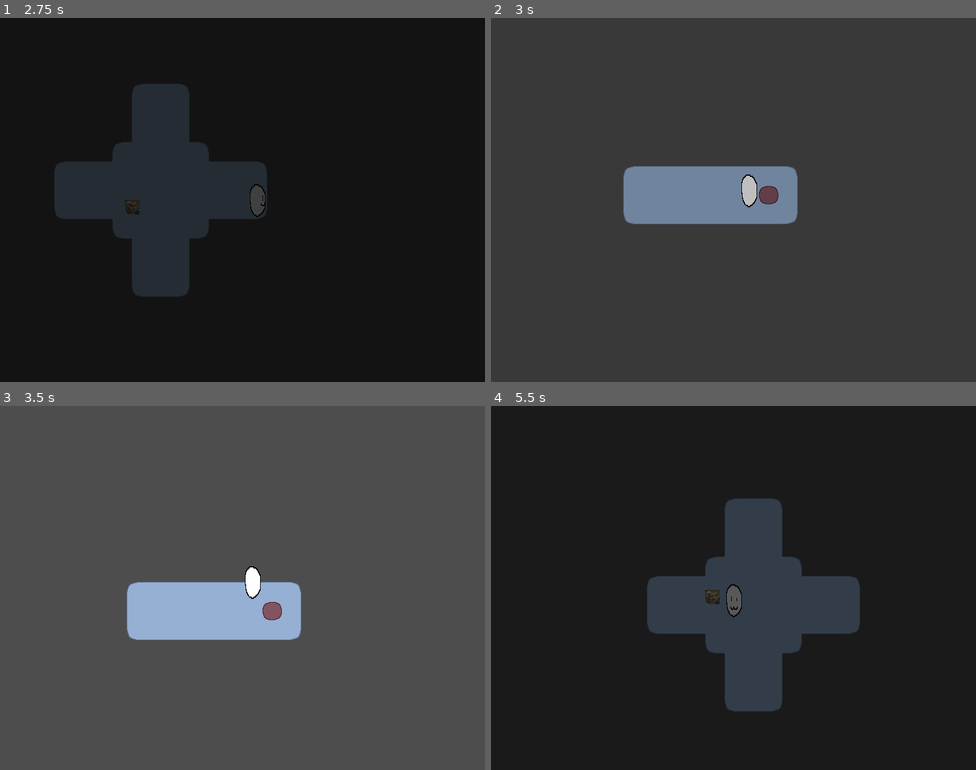
Above: before the commit, frames 1-4 (two rows, left to right).
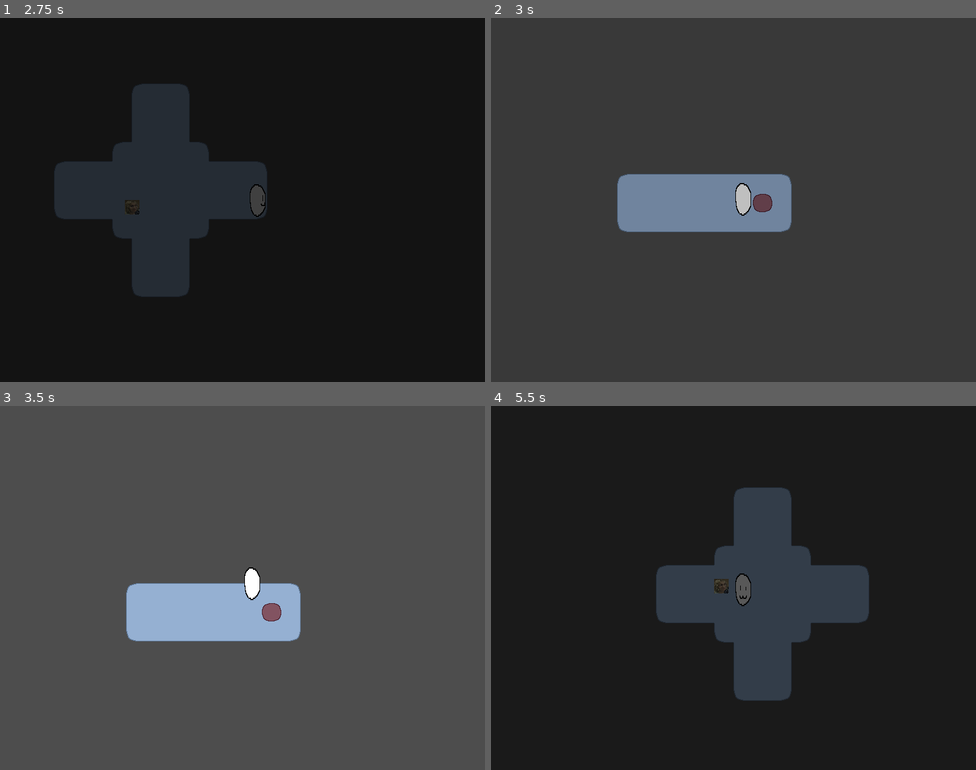
Above: after the commit, the same moments.

Repository: RubeculaBee/dream-catcher
Game: Godot game, scene res://Scenes/game.tscn
The game is run twice, just before and just after one commit, with the same random seed, the same clock (stepped at 60 frames per second) and the same inputs.
Inputs (mouse positions are in pixels of both pictures, inside the frame that each line leads up to):
- Up to frame 1 (2.75 s): tap Enter at 0.5 s; move the mouse to (349, 181) at 0.52 s; hold Right (right) 0.53-1.28 s; click (349, 181) at 0.6 s; move the mouse to (145, 218) at 1.27 s; hold Down (down) 1.28-2.03 s; click (145, 218) at 1.35 s; move the mouse to (291, 119) at 2.02 s; hold Right (right) from 2.03 s (still down); click (291, 119) at 2.1 s
- Up to frame 2 (3 s): move the mouse to (709, 272) at 2.77 s; release Right (right) at 2.78 s; hold Up (up) from 2.78 s (still down); click (709, 272) at 2.85 s
- Up to frame 3 (3.5 s): keep holding Up (up)
- Up to frame 4 (5.5 s): move the mouse to (879, 642) at 3.52 s; release Up (up) at 3.53 s; hold Left (left) 3.53-5.03 s; click (879, 642) at 3.6 s; move the mouse to (588, 533) at 4.27 s; click (588, 533) at 4.35 s; move the mouse to (757, 588) at 5.02 s; hold Down (down) from 5.03 s (still down); click (757, 588) at 5.1 s

Frame 1 is identical in both runs. In frame 2, 2.5% of the frame differs, in the area x 26-64%, y 40-59%; in frame 3, 0.5%; in frame 4, 4.7%, in the area x 32-78%, y 22-84%.

Commit message:
camera now follows player through transitions instntly instead of smoothely

Diff:
--- a/Scripts/player_camera.gd
+++ b/Scripts/player_camera.gd
@@ -6,10 +6,13 @@
 
 #signals
 signal screen_covered ## Emit when the screen is fully covered
+signal screen_uncovered ## Emit when the transition is done
 
 func _ready() -> void:
 	# Turn off screen cover at start
 	screen_cover.color.a = 0;
+	screen_covered.connect(_on_screen_covered)
+	screen_uncovered.connect(_on_screen_uncovered)
 
 func fade_transition() -> void:
 	var tween: Tween = create_tween()
@@ -18,6 +21,7 @@
 	tween.tween_property(screen_cover, "color", Color(0, 0, 0, 1), 0.25)
 	tween.tween_callback(screen_covered.emit)
 	tween.tween_property(screen_cover, "color", Color(0, 0, 0, 0), 0.25)
+	tween.tween_callback(screen_uncovered.emit)
 
 func swipe_transition() -> void:
 	screen_cover.position = Vector2(800, -screen_cover.size.y/2)
@@ -32,3 +36,10 @@
 
 	# tween.set_ease(Tween.EASE_OUT)
 	tween.tween_property(screen_cover, "position", Vector2(-screen_cover.size.x*2, -screen_cover.size.y/2), 0.4)
+	tween.tween_callback(screen_uncovered.emit)
+
+func _on_screen_covered():
+	position_smoothing_enabled = false
+
+func _on_screen_uncovered():
+	position_smoothing_enabled = true
